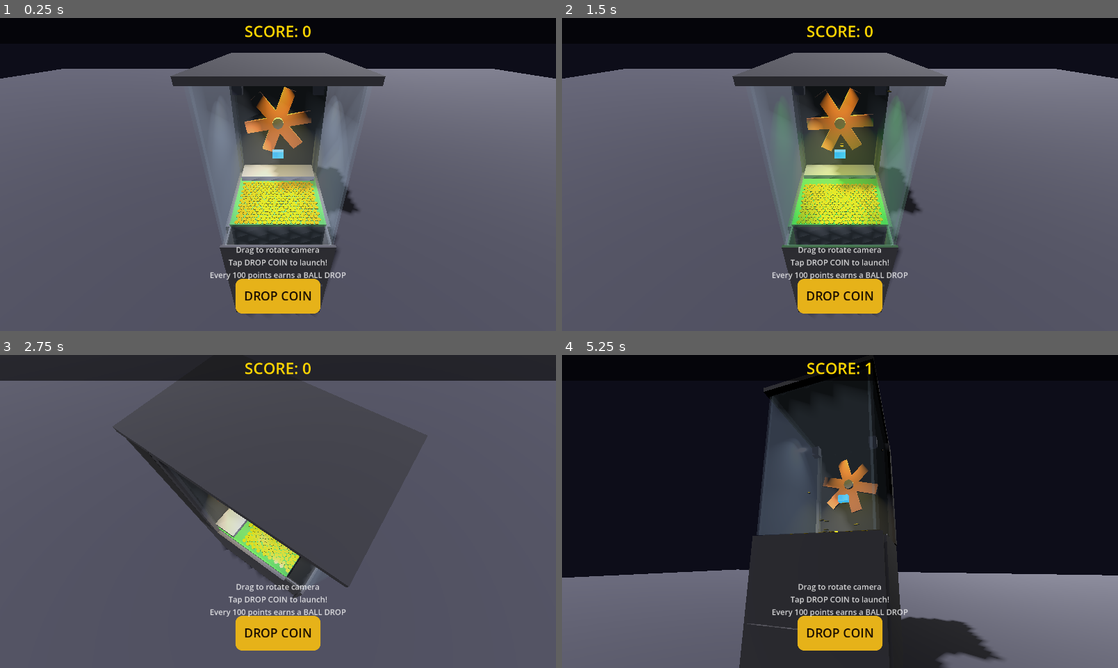
Above: before the commit, frames 1-4 (two rows, left to right).
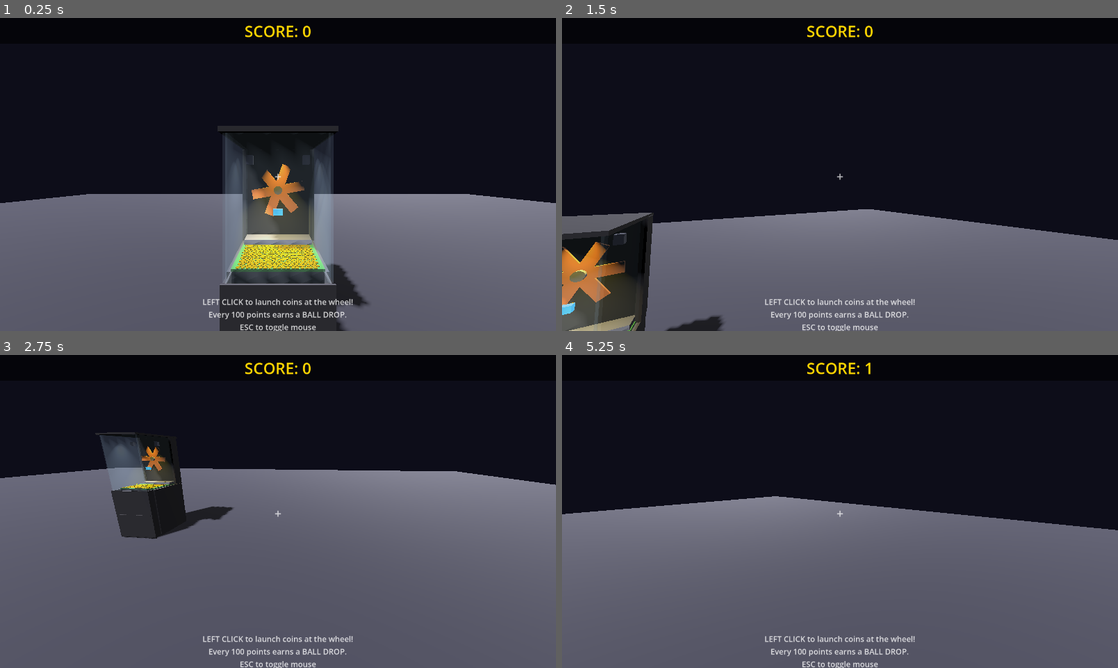
Above: after the commit, the same moments.

Repository: RubenTipparach/coin-pusher-demo
Game: Godot game, scene res://scenes/main.tscn
The game is run twice, just before and just after one commit, with the same random seed, the same clock (stepped at 60 frames per second) and the same inputs.
Inputs (mouse positions are in pixels of both pictures, inside the frame that each line leads up to):
- Up to frame 1 (0.25 s): no input
- Up to frame 2 (1.5 s): click (840, 296) at 0.5 s, where only the run before the commit has a clickable "DROP COIN"; tap Enter at 1.25 s; move the mouse to (962, 158) at 1.27 s; hold D (move_right, bound only after the commit) from 1.28 s (still down); tap Space (jump, bound only after the commit) at 1.35 s; click (962, 158) at 1.42 s
- Up to frame 3 (2.75 s): tap Space (jump, bound only after the commit) at 1.52, 1.82 s; release D (move_right, bound only after the commit) at 2 s; tap Enter at 2 s; drag from (166, 527) to (250, 574) at 2.02 s
- Up to frame 4 (5.25 s): tap Enter every 0.75 s from 2.75 to 5 s; move the mouse to (895, 442) at 2.77 s; hold D (move_right, bound only after the commit) 2.78-3.5 s; tap Space (jump, bound only after the commit) at 2.85, 4.35, 4.52, 4.82 s; click (895, 442) at 2.92 s; drag from (812, 574) to (673, 464) at 3.52 s; move the mouse to (1006, 558) at 4.27 s; hold A (move_left, bound only after the commit) 4.28-5 s; click (1006, 558) at 4.42 s; tap Escape at 4.9 s; drag from (673, 464) to (756, 433) at 5.02 s

The runs differ from the first frame. In frame 1, 54% of the frame differs, in the area x 0-100%, y 11-100%; in frame 2, 62%; in frame 3, 57%; in frame 4, 41%.

Commit message:
Add dual-mode controls: FPS on desktop, orbit+touch on mobile
Use DisplayServer.is_touchscreen_available() to detect platform:
- Desktop: original FPS controls (WASD + mouse look + click to shoot,
  crosshair, ESC to toggle mouse)
- Mobile/touch: orbit camera (drag to rotate), DROP COIN button,
  no mouse capture
- Bonus wheel text adapts: "click" on desktop, "tap" on touch

https://claude.ai/code/session_01SpcqDSX3WJSnDUgiqVccbF

Diff:
--- a/scripts/bonus_wheel_ui.gd
+++ b/scripts/bonus_wheel_ui.gd
@@ -97,9 +97,10 @@
 	draw_string(font, Vector2(center.x - title_w / 2, center.y - radius - 55), title, HORIZONTAL_ALIGNMENT_LEFT, -1, 36, Color(1, 0.84, 0))
 
 	# State text
+	var is_touch = DisplayServer.is_touchscreen_available()
 	var msg = ""
 	match state:
-		0: msg = "TAP TO STOP!"
+		0: msg = "TAP TO STOP!" if is_touch else "CLICK TO STOP!"
 		2:
 			var w = _get_winner()
 			msg = "YOU WON: " + segments[w].label + "!"
@@ -107,7 +108,7 @@
 		var mw = font.get_string_size(msg, HORIZONTAL_ALIGNMENT_LEFT, -1, 28).x
 		draw_string(font, Vector2(center.x - mw / 2, center.y + radius + 40), msg, HORIZONTAL_ALIGNMENT_LEFT, -1, 28, Color(1, 0.84, 0))
 	if state == 2:
-		var cont = "Tap to continue"
+		var cont = "Tap to continue" if is_touch else "Click to continue"
 		var cw = font.get_string_size(cont, HORIZONTAL_ALIGNMENT_LEFT, -1, 20).x
 		draw_string(font, Vector2(center.x - cw / 2, center.y + radius + 75), cont, HORIZONTAL_ALIGNMENT_LEFT, -1, 20, Color(0.8, 0.8, 0.8))
 
--- a/scripts/game_manager.gd
+++ b/scripts/game_manager.gd
@@ -48,47 +48,71 @@
 	score_label.mouse_filter = Control.MOUSE_FILTER_IGNORE
 	panel.add_child(score_label)
 
-	# Drop Coin button
-	var btn_container = CenterContainer.new()
-	btn_container.anchor_left = 0.5
-	btn_container.anchor_right = 0.5
-	btn_container.anchor_top = 1.0
-	btn_container.anchor_bottom = 1.0
-	btn_container.offset_left = -100
-	btn_container.offset_right = 100
-	btn_container.offset_top = -140
-	btn_container.offset_bottom = -20
-	btn_container.mouse_filter = Control.MOUSE_FILTER_IGNORE
-	ui_root.add_child(btn_container)
-
-	var coin_btn = Button.new()
-	coin_btn.text = "DROP COIN"
-	coin_btn.custom_minimum_size = Vector2(180, 80)
-	coin_btn.add_theme_font_size_override("font_size", 28)
-	var btn_style = StyleBoxFlat.new()
-	btn_style.bg_color = Color(0.9, 0.7, 0.1)
-	btn_style.corner_radius_top_left = 16
-	btn_style.corner_radius_top_right = 16
-	btn_style.corner_radius_bottom_left = 16
-	btn_style.corner_radius_bottom_right = 16
-	btn_style.content_margin_left = 20
-	btn_style.content_margin_right = 20
-	btn_style.content_margin_top = 10
-	btn_style.content_margin_bottom = 10
-	coin_btn.add_theme_stylebox_override("normal", btn_style)
-	var btn_hover = btn_style.duplicate()
-	btn_hover.bg_color = Color(1.0, 0.84, 0.2)
-	coin_btn.add_theme_stylebox_override("hover", btn_hover)
-	var btn_pressed = btn_style.duplicate()
-	btn_pressed.bg_color = Color(0.7, 0.55, 0.05)
-	coin_btn.add_theme_stylebox_override("pressed", btn_pressed)
-	coin_btn.add_theme_color_override("font_color", Color(0.1, 0.05, 0))
-	coin_btn.pressed.connect(_on_coin_btn_pressed)
-	btn_container.add_child(coin_btn)
+	var is_touch = DisplayServer.is_touchscreen_available()
+
+	if is_touch:
+		# Drop Coin button (touch mode)
+		var btn_container = CenterContainer.new()
+		btn_container.anchor_left = 0.5
+		btn_container.anchor_right = 0.5
+		btn_container.anchor_top = 1.0
+		btn_container.anchor_bottom = 1.0
+		btn_container.offset_left = -100
+		btn_container.offset_right = 100
+		btn_container.offset_top = -140
+		btn_container.offset_bottom = -20
+		btn_container.mouse_filter = Control.MOUSE_FILTER_IGNORE
+		ui_root.add_child(btn_container)
+
+		var coin_btn = Button.new()
+		coin_btn.text = "DROP COIN"
+		coin_btn.custom_minimum_size = Vector2(180, 80)
+		coin_btn.add_theme_font_size_override("font_size", 28)
+		var btn_style = StyleBoxFlat.new()
+		btn_style.bg_color = Color(0.9, 0.7, 0.1)
+		btn_style.corner_radius_top_left = 16
+		btn_style.corner_radius_top_right = 16
+		btn_style.corner_radius_bottom_left = 16
+		btn_style.corner_radius_bottom_right = 16
+		btn_style.content_margin_left = 20
+		btn_style.content_margin_right = 20
+		btn_style.content_margin_top = 10
+		btn_style.content_margin_bottom = 10
+		coin_btn.add_theme_stylebox_override("normal", btn_style)
+		var btn_hover = btn_style.duplicate()
+		btn_hover.bg_color = Color(1.0, 0.84, 0.2)
+		coin_btn.add_theme_stylebox_override("hover", btn_hover)
+		var btn_pressed = btn_style.duplicate()
+		btn_pressed.bg_color = Color(0.7, 0.55, 0.05)
+		coin_btn.add_theme_stylebox_override("pressed", btn_pressed)
+		coin_btn.add_theme_color_override("font_color", Color(0.1, 0.05, 0))
+		coin_btn.pressed.connect(_on_coin_btn_pressed)
+		btn_container.add_child(coin_btn)
+	else:
+		# Crosshair (desktop FPS mode)
+		var crosshair = Label.new()
+		crosshair.text = "+"
+		crosshair.add_theme_font_size_override("font_size", 28)
+		crosshair.add_theme_color_override("font_color", Color(1, 1, 1, 0.7))
+		crosshair.horizontal_alignment = HORIZONTAL_ALIGNMENT_CENTER
+		crosshair.vertical_alignment = VERTICAL_ALIGNMENT_CENTER
+		crosshair.anchor_left = 0.5
+		crosshair.anchor_right = 0.5
+		crosshair.anchor_top = 0.5
+		crosshair.anchor_bottom = 0.5
+		crosshair.offset_left = -15
+		crosshair.offset_right = 15
+		crosshair.offset_top = -15
+		crosshair.offset_bottom = 15
+		crosshair.mouse_filter = Control.MOUSE_FILTER_IGNORE
+		ui_root.add_child(crosshair)
 
 	# Instructions
 	var instructions = Label.new()
-	instructions.text = "Drag to rotate camera\nTap DROP COIN to launch!\nEvery 100 points earns a BALL DROP"
+	if is_touch:
+		instructions.text = "Drag to rotate camera\nTap DROP COIN to launch!\nEvery 100 points earns a BALL DROP"
+	else:
+		instructions.text = "LEFT CLICK to launch coins at the wheel!\nEvery 100 points earns a BALL DROP.\nESC to toggle mouse"
 	instructions.add_theme_font_size_override("font_size", 18)
 	instructions.add_theme_color_override("font_color", Color(1, 1, 1, 0.8))
 	instructions.horizontal_alignment = HORIZONTAL_ALIGNMENT_CENTER
@@ -96,8 +120,12 @@
 	instructions.anchor_right = 1.0
 	instructions.anchor_top = 1.0
 	instructions.anchor_bottom = 1.0
-	instructions.offset_top = -200
-	instructions.offset_bottom = -150
+	if is_touch:
+		instructions.offset_top = -200
+		instructions.offset_bottom = -150
+	else:
+		instructions.offset_top = -80
+		instructions.offset_bottom = -20
 	instructions.mouse_filter = Control.MOUSE_FILTER_IGNORE
 	ui_root.add_child(instructions)
 
--- a/scripts/player.gd
+++ b/scripts/player.gd
@@ -1,53 +1,102 @@
 extends CharacterBody3D
 
-## Orbit camera that works with both mouse drag and touch drag.
-## Pivots around the coin pusher machine.
+## Dual-mode camera: FPS on desktop, orbit on touch/mobile.
+## Uses DisplayServer.is_touchscreen_available() to detect mode.
 
+# FPS settings
+const SPEED = 5.0
+const JUMP_VEL = 4.5
+const MOUSE_SENS = 0.002
+
+# Orbit settings
 const ORBIT_SPEED = 0.005
 const ZOOM_SPEED = 0.1
 const MIN_DISTANCE = 0.8
 const MAX_DISTANCE = 3.0
-const MIN_PITCH = -0.3  # slight look-up
-const MAX_PITCH = 1.2   # look down from above
+const MIN_PITCH = -0.3
+const MAX_PITCH = 1.2
 
 var camera: Camera3D
-var pivot_point := Vector3(0, 1.1, -0.5)  # center of the machine
+var is_touch: bool = false
+var gravity: float = ProjectSettings.get_setting("physics/3d/default_gravity")
+
+# Orbit state
+var pivot_point := Vector3(0, 1.1, -0.5)
 var orbit_yaw := 0.0
 var orbit_pitch := 0.6
 var orbit_distance := 1.5
-
 var _dragging := false
 var _drag_touch_index := -1
 
 func _ready():
-	# No collision shape needed — we're just a camera holder
+	is_touch = DisplayServer.is_touchscreen_available()
+
+	if is_touch:
+		camera = Camera3D.new()
+		camera.current = true
+		add_child(camera)
+		_update_orbit_camera()
+	else:
+		_setup_fps()
+
+func _setup_fps():
+	var col = CollisionShape3D.new()
+	var capsule = CapsuleShape3D.new()
+	capsule.radius = 0.35
+	capsule.height = 1.8
+	col.shape = capsule
+	add_child(col)
+
 	camera = Camera3D.new()
+	camera.position.y = 0.65
 	camera.current = true
 	add_child(camera)
-	_update_camera()
+
+	Input.mouse_mode = Input.MOUSE_MODE_CAPTURED
+
+	var keys = {
+		"move_forward": KEY_W,
+		"move_backward": KEY_S,
+		"move_left": KEY_A,
+		"move_right": KEY_D,
+		"jump": KEY_SPACE,
+	}
+	for action in keys:
+		if not InputMap.has_action(action):
+			InputMap.add_action(action)
+			var ev = InputEventKey.new()
+			ev.physical_keycode = keys[action]
+			InputMap.action_add_event(action, ev)
 
 func _unhandled_input(event):
-	# Mouse drag to orbit
-	if event is InputEventMouseButton:
-		if event.button_index == MOUSE_BUTTON_LEFT:
-			_dragging = event.pressed
-		# Scroll to zoom
-		if event.button_index == MOUSE_BUTTON_WHEEL_UP:
-			orbit_distance = max(MIN_DISTANCE, orbit_distance - ZOOM_SPEED)
-			_update_camera()
-		elif event.button_index == MOUSE_BUTTON_WHEEL_DOWN:
-			orbit_distance = min(MAX_DISTANCE, orbit_distance + ZOOM_SPEED)
-			_update_camera()
+	if is_touch:
+		_handle_touch_input(event)
+	else:
+		_handle_fps_input(event)
 
-	if event is InputEventMouseMotion and _dragging:
-		orbit_yaw -= event.relative.x * ORBIT_SPEED
-		orbit_pitch = clamp(orbit_pitch + event.relative.y * ORBIT_SPEED, MIN_PITCH, MAX_PITCH)
-		_update_camera()
+# --- FPS input ---
+func _handle_fps_input(event):
+	if event is InputEventMouseMotion and Input.mouse_mode == Input.MOUSE_MODE_CAPTURED:
+		rotate_y(-event.relative.x * MOUSE_SENS)
+		camera.rotate_x(-event.relative.y * MOUSE_SENS)
+		camera.rotation.x = clamp(camera.rotation.x, -1.4, 1.4)
 
-	# Touch drag to orbit
+	if event is InputEventMouseButton and event.pressed and event.button_index == MOUSE_BUTTON_LEFT:
+		if Input.mouse_mode == Input.MOUSE_MODE_CAPTURED:
+			_try_insert_coin()
+		else:
+			Input.mouse_mode = Input.MOUSE_MODE_CAPTURED
+
+	if event is InputEventKey and event.pressed and event.keycode == KEY_ESCAPE:
+		if Input.mouse_mode == Input.MOUSE_MODE_CAPTURED:
+			Input.mouse_mode = Input.MOUSE_MODE_VISIBLE
+		else:
+			Input.mouse_mode = Input.MOUSE_MODE_CAPTURED
+
+# --- Touch/orbit input ---
+func _handle_touch_input(event):
 	if event is InputEventScreenTouch:
 		if event.pressed and _drag_touch_index == -1:
-			# Only start drag if not touching a UI button
 			_drag_touch_index = event.index
 			_dragging = true
 		elif not event.pressed and event.index == _drag_touch_index:
@@ -57,9 +106,25 @@
 	if event is InputEventScreenDrag and event.index == _drag_touch_index:
 		orbit_yaw -= event.relative.x * ORBIT_SPEED
 		orbit_pitch = clamp(orbit_pitch + event.relative.y * ORBIT_SPEED, MIN_PITCH, MAX_PITCH)
-		_update_camera()
+		_update_orbit_camera()
 
-func _update_camera():
+	# Also support mouse drag for orbit (desktop testing)
+	if event is InputEventMouseButton:
+		if event.button_index == MOUSE_BUTTON_LEFT:
+			_dragging = event.pressed
+		if event.button_index == MOUSE_BUTTON_WHEEL_UP:
+			orbit_distance = max(MIN_DISTANCE, orbit_distance - ZOOM_SPEED)
+			_update_orbit_camera()
+		elif event.button_index == MOUSE_BUTTON_WHEEL_DOWN:
+			orbit_distance = min(MAX_DISTANCE, orbit_distance + ZOOM_SPEED)
+			_update_orbit_camera()
+
+	if event is InputEventMouseMotion and _dragging:
+		orbit_yaw -= event.relative.x * ORBIT_SPEED
+		orbit_pitch = clamp(orbit_pitch + event.relative.y * ORBIT_SPEED, MIN_PITCH, MAX_PITCH)
+		_update_orbit_camera()
+
+func _update_orbit_camera():
 	var offset = Vector3(
 		sin(orbit_yaw) * cos(orbit_pitch),
 		sin(orbit_pitch),
@@ -70,6 +135,33 @@
 	camera.global_position = global_position
 	camera.look_at(pivot_point)
 
-func _physics_process(_delta):
-	# Override CharacterBody3D — no physics movement needed
-	pass
+func _physics_process(delta):
+	if is_touch:
+		return
+
+	# FPS physics
+	if not is_on_floor():
+		velocity.y -= gravity * delta
+
+	if Input.is_action_just_pressed("jump") and is_on_floor():
+		velocity.y = JUMP_VEL
+
+	var input_dir = Input.get_vector("move_left", "move_right", "move_forward", "move_backward")
+	var dir = (transform.basis * Vector3(input_dir.x, 0, input_dir.y)).normalized()
+
+	if dir:
+		velocity.x = dir.x * SPEED
+		velocity.z = dir.z * SPEED
+	else:
+		velocity.x = move_toward(velocity.x, 0, SPEED)
+		velocity.z = move_toward(velocity.z, 0, SPEED)
+
+	move_and_slide()
+
+func _try_insert_coin():
+	if not GameManager.coin_spawn_point:
+		return
+	var pos = GameManager.coin_spawn_point.global_position
+	pos += Vector3(randf_range(-0.02, 0.02), randf_range(-0.01, 0.01), 0)
+	var impulse = Vector3(randf_range(-0.004, 0.004), randf_range(-0.002, 0.002), -0.015)
+	GameManager.spawn_coin(pos, impulse)
